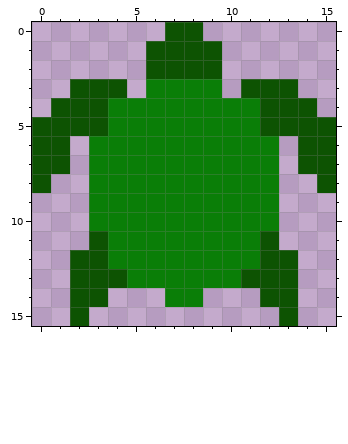
Pixel-art sprite: src/resources/turtle.png. Above, as it was before the edit.
The file is 16x16 pixels.
And afterwards:
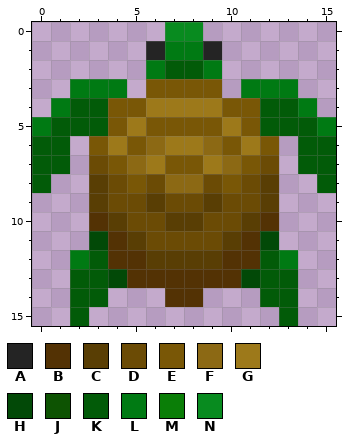
Palette (. is transparent): A #242424  B #533204  C #593e04  D #6b4b05  E #795706  F #8c6914  G #9d791a  H #024907  J #0d5302  K #025b08  L #007a13  M #0a7e07  N #088b1f
Commit: New turtle skin just dropped Y'all better be proud of me, those photoshop classes be payin off frfr
Edits made:
Changed rows in their new state; - is an unchanged pixel.
first column x 0:
 0 -------NN-------
 1 ------ALLA------
 2 ------LKKL------
 3 --LLL-EEEE-LLL--
 4 -LKKEEGGGGEEKKL-
 5 LKKKEGEEEEGEKKKL
 6 KK-EGEFGGFEGE-KK
 7 KK-DEFGEEGFED-KK
 8 K--CDEDFFDEDC--K
 9 ---CDDCDDCDDC---
10 ---BCDDCCDDCB---
11 ---HBCDDDDCBH---
12 --LKBBCCCCBBKL--
13 --KKHBBBBBBHKK--
14 --KK---BB---KK--
15 --K----------K--
Boxes around the changes in both pictures, in picture pixels (x1, y1, x2, y2):
changed: (32, 22, 336, 326)
